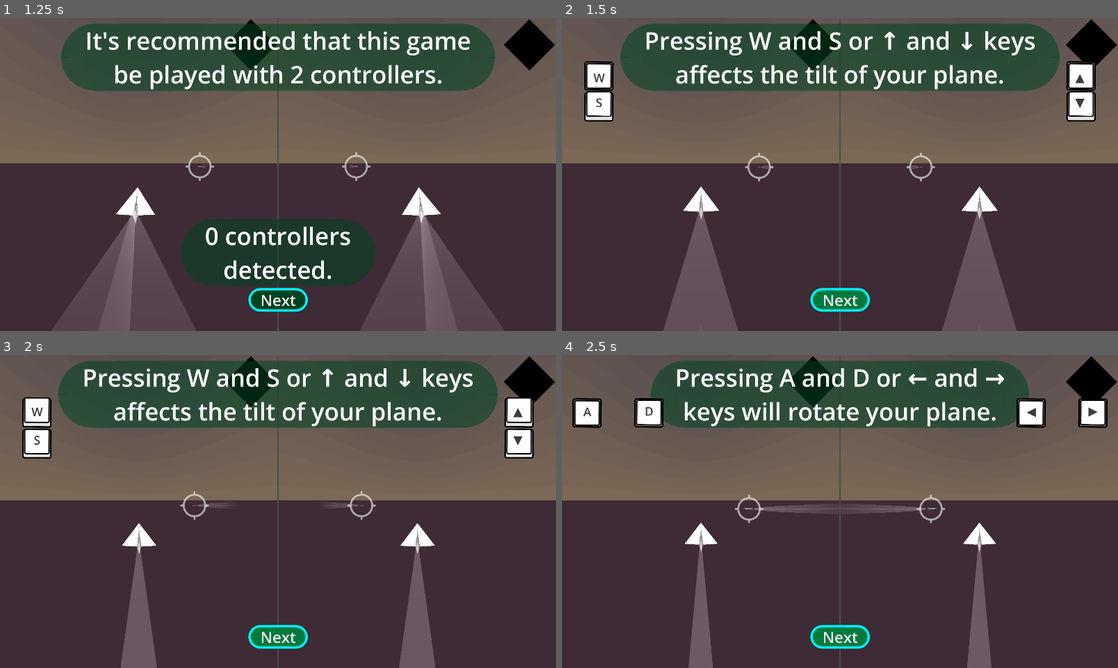
Above: before the commit, frames 1-4 (two rows, left to right).
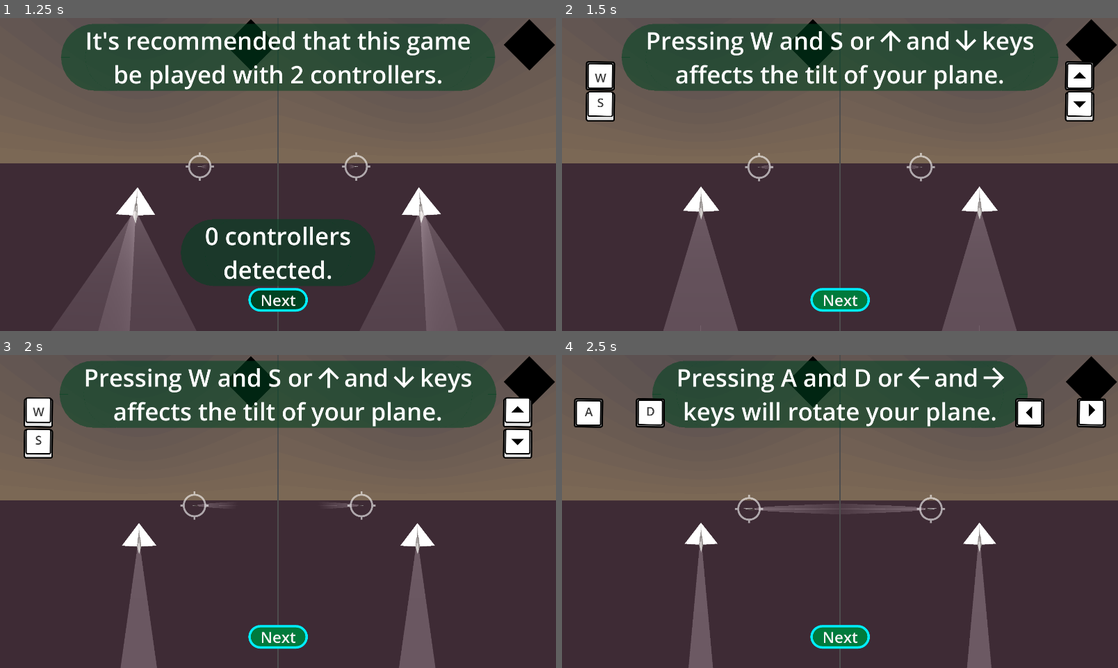
Above: after the commit, the same moments.

Repository: proximadams/Paper-Pilots
Game: Godot game, scene res://scenes/main_menu.tscn
Same seed, same stepped clock (60 frames per second), same inputs: the game is played once before the commit and once after it. A sky picture missing from this copy of the repository is replaced by a grey-blue gradient. Sound files missing from this copy of the repository are replaced by a short silence.
Inputs:
- Up to frame 1 (1.25 s): click "How to play" at 0.5 s
- Up to frame 2 (1.5 s): click "Next" at 1.25 s
- Up to frame 3 (2 s): no input
- Up to frame 4 (2.5 s): click "Next" at 2 s

Frame 1 is identical in both runs. In frame 2, 2.0% of the frame differs, in the area x 4-96%, y 1-34%; in frame 3, 2.0%; in frame 4, 1.7%.

Commit message:
replace text with icons

Diff:
--- /dev/null
+++ b/icons/arrow_down.svg
@@ -0,0 +1 @@
+<svg xmlns="http://www.w3.org/2000/svg" height="128px" viewBox="0 -960 960 960" width="128px" fill="#FFFFFF"><path d="M440-800v487L216-537l-56 57 320 320 320-320-56-57-224 224v-487h-80Z"/></svg>
--- /dev/null
+++ b/icons/arrow_left.svg
@@ -0,0 +1 @@
+<svg xmlns="http://www.w3.org/2000/svg" height="128px" viewBox="0 -960 960 960" width="128px" fill="#ffffff"><path d="m313-440 224 224-57 56-320-320 320-320 57 56-224 224h487v80H313Z"/></svg>
--- /dev/null
+++ b/icons/arrow_right.svg
@@ -0,0 +1 @@
+<svg xmlns="http://www.w3.org/2000/svg" height="128px" viewBox="0 -960 960 960" width="128px" fill="#ffffff"><path d="M647-440H160v-80h487L423-744l57-56 320 320-320 320-57-56 224-224Z"/></svg>
--- /dev/null
+++ b/icons/arrow_up.svg
@@ -0,0 +1 @@
+<svg xmlns="http://www.w3.org/2000/svg" height="128px" viewBox="0 -960 960 960" width="128px" fill="#ffffff"><path d="M440-160v-487L216-423l-56-57 320-320 320 320-56 57-224-224v487h-80Z"/></svg>
--- /dev/null
+++ b/icons/triangle_up.svg
@@ -0,0 +1 @@
+<svg xmlns="http://www.w3.org/2000/svg" height="512px" viewBox="0 -960 960 960" width="512px" fill="#000000"><path d="m280-400 200-200 200 200H280Z"/></svg>
--- a/scenes/how_to_play_level.tscn
+++ b/scenes/how_to_play_level.tscn
@@ -19,7 +19,9 @@
 [ext_resource type="Texture2D" uid="uid://bl8xuisdgewo1" path="res://icons/target_hitable.svg" id="17_ekrn6"]
 [ext_resource type="PackedScene" uid="uid://0f05yjhwk0jt" path="res://scenes/up_down_key_press.tscn" id="17_u542t"]
 [ext_resource type="Texture2D" uid="uid://bi8urb80j8llu" path="res://icons/arrow outline.svg" id="18_8wl8q"]
+[ext_resource type="Texture2D" uid="uid://bm2ktm7txejyp" path="res://icons/arrow_down.svg" id="18_lgrap"]
 [ext_resource type="PackedScene" uid="uid://ddayswybal58j" path="res://scenes/w_s_key_press.tscn" id="18_r26de"]
+[ext_resource type="Texture2D" uid="uid://c2kg0emkbuvg0" path="res://icons/arrow_up.svg" id="19_52h5x"]
 [ext_resource type="PackedScene" uid="uid://dj7nrgpbuowcn" path="res://scenes/left_right_key_press.tscn" id="19_cppkn"]
 [ext_resource type="PackedScene" uid="uid://clc8fj5suvjxx" path="res://scenes/a_d_key_press.tscn" id="19_dgavx"]
 [ext_resource type="Texture2D" uid="uid://nwk24myqq2qb" path="res://icons/arrow fill.svg" id="19_sji21"]
@@ -27,8 +29,10 @@
 [ext_resource type="PackedScene" uid="uid://6ov83x1qx21t" path="res://scenes/1_key_press.tscn" id="21_cw5oy"]
 [ext_resource type="PackedScene" uid="uid://ct3x14e15emam" path="res://scenes/right_trigger_press.tscn" id="21_wbl37"]
 [ext_resource type="PackedScene" uid="uid://c4hsxuovn2exy" path="res://scenes/backtick_key_press.tscn" id="21_wq672"]
+[ext_resource type="Texture2D" uid="uid://cw24vgn7klage" path="res://icons/arrow_left.svg" id="22_c86vc"]
 [ext_resource type="PackedScene" uid="uid://ddupeyl6p8unp" path="res://scenes/period_key_press.tscn" id="22_cw5oy"]
 [ext_resource type="PackedScene" uid="uid://ca2gnmigxbynt" path="res://scenes/left_trigger_press.tscn" id="22_n8kar"]
+[ext_resource type="Texture2D" uid="uid://bcn31wx3frtur" path="res://icons/arrow_right.svg" id="23_dxmnp"]
 [ext_resource type="PackedScene" uid="uid://c4iol8o2bjvn0" path="res://scenes/slash_key_press.tscn" id="27_ibh5a"]
 
 [sub_resource type="ShaderMaterial" id="ShaderMaterial_ppgk2"]
@@ -253,6 +257,7 @@
 grow_vertical = 2
 
 [node name="2controllersLabel" type="Label" parent="HowToPlayUI/i2_MovementVertical"]
+visible = false
 layout_mode = 1
 anchors_preset = 5
 anchor_left = 0.5
@@ -299,7 +304,7 @@
 grow_horizontal = 2
 theme = ExtResource("16_8uvs1")
 text = " Moving the left stick up and down
- or pressing ↑ and ↓ keys affects
+ or pressing     and     keys affects
  the tilt of your plane. "
 horizontal_alignment = 1
 
@@ -320,8 +325,23 @@
 
 [node name="UpDownKeyPress" parent="HowToPlayUI/i2_MovementVertical/1controllerLabel/SpriteHolder2" instance=ExtResource("17_u542t")]
 
+[node name="ArrowUp" type="TextureRect" parent="HowToPlayUI/i2_MovementVertical/1controllerLabel"]
+layout_mode = 0
+offset_left = 708.0
+offset_top = 146.0
+offset_right = 836.0
+offset_bottom = 274.0
+texture = ExtResource("19_52h5x")
+
+[node name="ArrowDown" type="TextureRect" parent="HowToPlayUI/i2_MovementVertical/1controllerLabel"]
+layout_mode = 0
+offset_left = 1016.0
+offset_top = 146.0
+offset_right = 1144.0
+offset_bottom = 274.0
+texture = ExtResource("18_lgrap")
+
 [node name="0controllersLabel" type="Label" parent="HowToPlayUI/i2_MovementVertical"]
-visible = false
 layout_mode = 1
 anchors_preset = 5
 anchor_left = 0.5
@@ -332,7 +352,7 @@
 offset_bottom = 301.0
 grow_horizontal = 2
 theme = ExtResource("16_8uvs1")
-text = "Pressing W and S or ↑ and ↓ keys
+text = "Pressing W and S or     and     keys
 affects the tilt of your plane."
 horizontal_alignment = 1
 
@@ -353,6 +373,20 @@
 
 [node name="UpDownKeyPress" parent="HowToPlayUI/i2_MovementVertical/0controllersLabel/SpriteHolder2" instance=ExtResource("17_u542t")]
 
+[node name="ArrowUp" type="TextureRect" parent="HowToPlayUI/i2_MovementVertical/0controllersLabel"]
+offset_left = 1051.0
+offset_top = 6.0
+offset_right = 1179.0
+offset_bottom = 134.0
+texture = ExtResource("19_52h5x")
+
+[node name="ArrowDown" type="TextureRect" parent="HowToPlayUI/i2_MovementVertical/0controllersLabel"]
+offset_left = 1363.0
+offset_top = 6.0
+offset_right = 1491.0
+offset_bottom = 134.0
+texture = ExtResource("18_lgrap")
+
 [node name="i3_MovementHorizontal" type="Control" parent="HowToPlayUI"]
 layout_mode = 1
 anchors_preset = 15
@@ -395,6 +429,7 @@
 position = Vector2(120, 224)
 
 [node name="1controllersLabel" type="Label" parent="HowToPlayUI/i3_MovementHorizontal"]
+visible = false
 layout_mode = 1
 anchors_preset = 5
 anchor_left = 0.5
@@ -406,7 +441,7 @@
 grow_horizontal = 2
 theme = ExtResource("16_8uvs1")
 text = "Moving the left stick left and
-right or pressing ← and → keys
+right or pressing     and     keys
 will rotate your plane."
 horizontal_alignment = 1
 
@@ -428,8 +463,21 @@
 offset_left = -16.0
 offset_right = -16.0
 
+[node name="ArrowLeft" type="TextureRect" parent="HowToPlayUI/i3_MovementHorizontal/1controllersLabel"]
+offset_left = 896.0
+offset_top = 146.0
+offset_right = 1024.0
+offset_bottom = 274.0
+texture = ExtResource("22_c86vc")
+
+[node name="ArrowRight" type="TextureRect" parent="HowToPlayUI/i3_MovementHorizontal/1controllersLabel"]
+offset_left = 1207.0
+offset_top = 146.0
+offset_right = 1335.0
+offset_bottom = 274.0
+texture = ExtResource("23_dxmnp")
+
 [node name="0controllersLabel" type="Label" parent="HowToPlayUI/i3_MovementHorizontal"]
-visible = false
 layout_mode = 1
 anchors_preset = 5
 anchor_left = 0.5
@@ -440,7 +488,7 @@
 offset_bottom = 301.0
 grow_horizontal = 2
 theme = ExtResource("16_8uvs1")
-text = "Pressing A and D or ← and →
+text = "Pressing A and D or     and
 keys will rotate your plane."
 horizontal_alignment = 1
 
@@ -462,6 +510,20 @@
 [node name="LeftRightKeyPress" parent="HowToPlayUI/i3_MovementHorizontal/0controllersLabel/SpriteHolder2" instance=ExtResource("19_cppkn")]
 offset_left = 8.0
 offset_right = 8.0
+
+[node name="ArrowLeft" type="TextureRect" parent="HowToPlayUI/i3_MovementHorizontal/0controllersLabel"]
+offset_left = 1040.0
+offset_top = 6.0
+offset_right = 1168.0
+offset_bottom = 134.0
+texture = ExtResource("22_c86vc")
+
+[node name="ArrowRight" type="TextureRect" parent="HowToPlayUI/i3_MovementHorizontal/0controllersLabel"]
+offset_left = 1352.0
+offset_top = 6.0
+offset_right = 1480.0
+offset_bottom = 134.0
+texture = ExtResource("23_dxmnp")
 
 [node name="i4_Health" type="Control" parent="HowToPlayUI"]
 visible = false
--- a/scenes/left_right_key_press.tscn
+++ b/scenes/left_right_key_press.tscn
@@ -1,10 +1,7 @@
 [gd_scene load_steps=6 format=3 uid="uid://dj7nrgpbuowcn"]
 
 [ext_resource type="Texture2D" uid="uid://ytl1s67h0ap8" path="res://icons/key_press_sheet.png" id="1_akefu"]
-
-[sub_resource type="Theme" id="Theme_u542t"]
-Label/colors/font_color = Color(0.240234, 0.240234, 0.240234, 1)
-Label/font_sizes/font_size = 200
+[ext_resource type="Texture2D" uid="uid://cjoi4so40u0h8" path="res://icons/triangle_up.svg" id="2_rpi1h"]
 
 [sub_resource type="Animation" id="Animation_r26de"]
 length = 0.001
@@ -23,7 +20,7 @@
 tracks/1/type = "value"
 tracks/1/imported = false
 tracks/1/enabled = true
-tracks/1/path = NodePath("LeftRightKeyPress/Key1Press/Label:position")
+tracks/1/path = NodePath("LeftRightKeyPress/Key1Press/TriangleLeft:position")
 tracks/1/interp = 1
 tracks/1/loop_wrap = true
 tracks/1/keys = {
@@ -47,7 +44,7 @@
 tracks/3/type = "value"
 tracks/3/imported = false
 tracks/3/enabled = true
-tracks/3/path = NodePath("LeftRightKeyPress/Key2Press/Label:position")
+tracks/3/path = NodePath("LeftRightKeyPress/Key2Press/TriangleRight:position")
 tracks/3/interp = 1
 tracks/3/loop_wrap = true
 tracks/3/keys = {
@@ -77,14 +74,14 @@
 tracks/1/type = "value"
 tracks/1/imported = false
 tracks/1/enabled = true
-tracks/1/path = NodePath("LeftRightKeyPress/Key1Press/Label:position")
+tracks/1/path = NodePath("LeftRightKeyPress/Key1Press/TriangleLeft:position")
 tracks/1/interp = 1
 tracks/1/loop_wrap = true
 tracks/1/keys = {
 "times": PackedFloat32Array(0, 0.08, 0.16, 0.64, 0.72),
 "transitions": PackedFloat32Array(1, 1, 1, 1, 1),
-"update": 1,
-"values": [Vector2(-96, -210), Vector2(-96, -202), Vector2(-96, -160), Vector2(-96, -168), Vector2(-96, -210)]
+"update": 0,
+"values": [Vector2(0, -50), Vector2(0, -42), Vector2(0, 0), Vector2(0, -8), Vector2(0, -50)]
 }
 tracks/2/type = "value"
 tracks/2/imported = false
@@ -101,14 +98,14 @@
 tracks/3/type = "value"
 tracks/3/imported = false
 tracks/3/enabled = true
-tracks/3/path = NodePath("LeftRightKeyPress/Key2Press/Label:position")
+tracks/3/path = NodePath("LeftRightKeyPress/Key2Press/TriangleRight:position")
 tracks/3/interp = 1
 tracks/3/loop_wrap = true
 tracks/3/keys = {
 "times": PackedFloat32Array(0, 0.32, 0.4, 0.48, 0.96),
 "transitions": PackedFloat32Array(1, 1, 1, 1, 1),
-"update": 1,
-"values": [Vector2(-96, -160), Vector2(-96, -160), Vector2(-96, -168), Vector2(-96, -210), Vector2(-96, -202)]
+"update": 0,
+"values": [Vector2(0, 0), Vector2(0, 0), Vector2(0, -8), Vector2(0, -50), Vector2(0, -42)]
 }
 
 [sub_resource type="AnimationLibrary" id="AnimationLibrary_r26de"]
@@ -130,16 +127,11 @@
 scale = Vector2(0.25, 0.25)
 texture = ExtResource("1_akefu")
 hframes = 4
-frame = 2
 
-[node name="Label" type="Label" parent="Key1Press"]
-offset_left = -96.0
-offset_top = -160.0
-offset_right = 104.0
-offset_bottom = 113.0
-theme = SubResource("Theme_u542t")
-text = "◀︎"
-horizontal_alignment = 1
+[node name="TriangleLeft" type="Sprite2D" parent="Key1Press"]
+position = Vector2(0, -50)
+rotation = 4.71239
+texture = ExtResource("2_rpi1h")
 
 [node name="Key2Press" type="Sprite2D" parent="."]
 position = Vector2(256, -64)
@@ -148,14 +140,9 @@
 hframes = 4
 frame = 2
 
-[node name="Label" type="Label" parent="Key2Press"]
-offset_left = -96.0
-offset_top = -160.0
-offset_right = 100.0
-offset_bottom = 113.0
-theme = SubResource("Theme_u542t")
-text = "▶︎"
-horizontal_alignment = 1
+[node name="TriangleRight" type="Sprite2D" parent="Key2Press"]
+rotation = 1.5708
+texture = ExtResource("2_rpi1h")
 
 [node name="AnimationPlayer" type="AnimationPlayer" parent="."]
 root_node = NodePath("../..")
--- a/scenes/up_down_key_press.tscn
+++ b/scenes/up_down_key_press.tscn
@@ -1,10 +1,7 @@
 [gd_scene load_steps=6 format=3 uid="uid://0f05yjhwk0jt"]
 
 [ext_resource type="Texture2D" uid="uid://ytl1s67h0ap8" path="res://icons/key_press_sheet.png" id="1_8heea"]
-
-[sub_resource type="Theme" id="Theme_u542t"]
-Label/colors/font_color = Color(0.240234, 0.240234, 0.240234, 1)
-Label/font_sizes/font_size = 200
+[ext_resource type="Texture2D" uid="uid://cjoi4so40u0h8" path="res://icons/triangle_up.svg" id="2_c7m3m"]
 
 [sub_resource type="Animation" id="Animation_r26de"]
 length = 0.001
@@ -23,7 +20,7 @@
 tracks/1/type = "value"
 tracks/1/imported = false
 tracks/1/enabled = true
-tracks/1/path = NodePath("UpDownKeyPress/Key1Press/Label:position")
+tracks/1/path = NodePath("UpDownKeyPress/Key1Press/TriangleUp:position")
 tracks/1/interp = 1
 tracks/1/loop_wrap = true
 tracks/1/keys = {
@@ -47,7 +44,7 @@
 tracks/3/type = "value"
 tracks/3/imported = false
 tracks/3/enabled = true
-tracks/3/path = NodePath("UpDownKeyPress/Key2Press/Label:position")
+tracks/3/path = NodePath("UpDownKeyPress/Key2Press/TriangleDown:position")
 tracks/3/interp = 1
 tracks/3/loop_wrap = true
 tracks/3/keys = {
@@ -77,14 +74,14 @@
 tracks/1/type = "value"
 tracks/1/imported = false
 tracks/1/enabled = true
-tracks/1/path = NodePath("UpDownKeyPress/Key1Press/Label:position")
+tracks/1/path = NodePath("UpDownKeyPress/Key1Press/TriangleUp:position")
 tracks/1/interp = 1
 tracks/1/loop_wrap = true
 tracks/1/keys = {
 "times": PackedFloat32Array(0, 0.08, 0.16, 0.64, 0.72),
 "transitions": PackedFloat32Array(1, 1, 1, 1, 1),
 "update": 1,
-"values": [Vector2(-96, -160), Vector2(-96, -152), Vector2(-96, -110), Vector2(-96, -118), Vector2(-96, -160)]
+"values": [Vector2(0, -50), Vector2(0, -42), Vector2(0, 0), Vector2(0, -8), Vector2(0, -50)]
 }
 tracks/2/type = "value"
 tracks/2/imported = false
@@ -101,14 +98,14 @@
 tracks/3/type = "value"
 tracks/3/imported = false
 tracks/3/enabled = true
-tracks/3/path = NodePath("UpDownKeyPress/Key2Press/Label:position")
+tracks/3/path = NodePath("UpDownKeyPress/Key2Press/TriangleDown:position")
 tracks/3/interp = 1
 tracks/3/loop_wrap = true
 tracks/3/keys = {
 "times": PackedFloat32Array(0, 0.32, 0.4, 0.48, 0.96),
 "transitions": PackedFloat32Array(1, 1, 1, 1, 1),
 "update": 1,
-"values": [Vector2(-96, -160), Vector2(-96, -160), Vector2(-96, -168), Vector2(-96, -210), Vector2(-96, -202)]
+"values": [Vector2(0, 0), Vector2(0, 0), Vector2(0, -8), Vector2(0, -50), Vector2(0, -42)]
 }
 
 [sub_resource type="AnimationLibrary" id="AnimationLibrary_r26de"]
@@ -131,13 +128,9 @@
 texture = ExtResource("1_8heea")
 hframes = 4
 
-[node name="Label" type="Label" parent="Key1Press"]
-offset_left = -96.0
-offset_top = -160.0
-offset_right = 104.0
-offset_bottom = 113.0
-theme = SubResource("Theme_u542t")
-text = "▲"
+[node name="TriangleUp" type="Sprite2D" parent="Key1Press"]
+position = Vector2(-96, -160)
+texture = ExtResource("2_c7m3m")
 
 [node name="Key2Press" type="Sprite2D" parent="."]
 position = Vector2(0, 64)
@@ -146,13 +139,10 @@
 hframes = 4
 frame = 2
 
-[node name="Label" type="Label" parent="Key2Press"]
-offset_left = -96.0
-offset_top = -160.0
-offset_right = 100.0
-offset_bottom = 113.0
-theme = SubResource("Theme_u542t")
-text = "▼"
+[node name="TriangleDown" type="Sprite2D" parent="Key2Press"]
+position = Vector2(-96, -160)
+texture = ExtResource("2_c7m3m")
+flip_v = true
 
 [node name="AnimationPlayer" type="AnimationPlayer" parent="."]
 root_node = NodePath("../..")
Not shown, added: icons/arrow_down.svg.import
Not shown, added: icons/arrow_left.svg.import
Not shown, added: icons/arrow_right.svg.import
Not shown, added: icons/arrow_up.svg.import
Not shown, added: icons/triangle_up.svg.import
Not shown: 1 places in scenes/how_to_play_level.tscn that only renumber resources
Not shown, changed: .DS_Store
